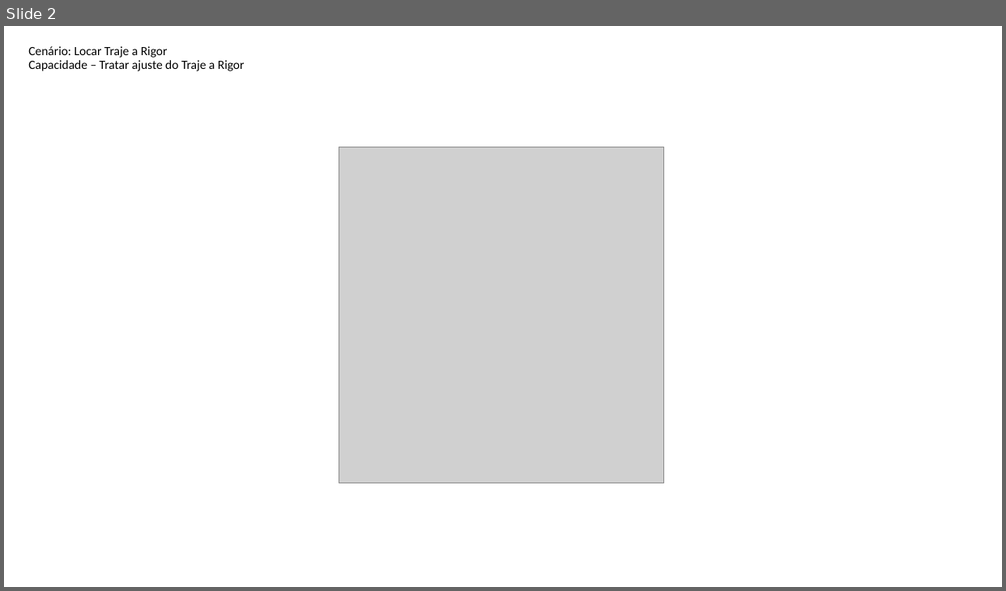
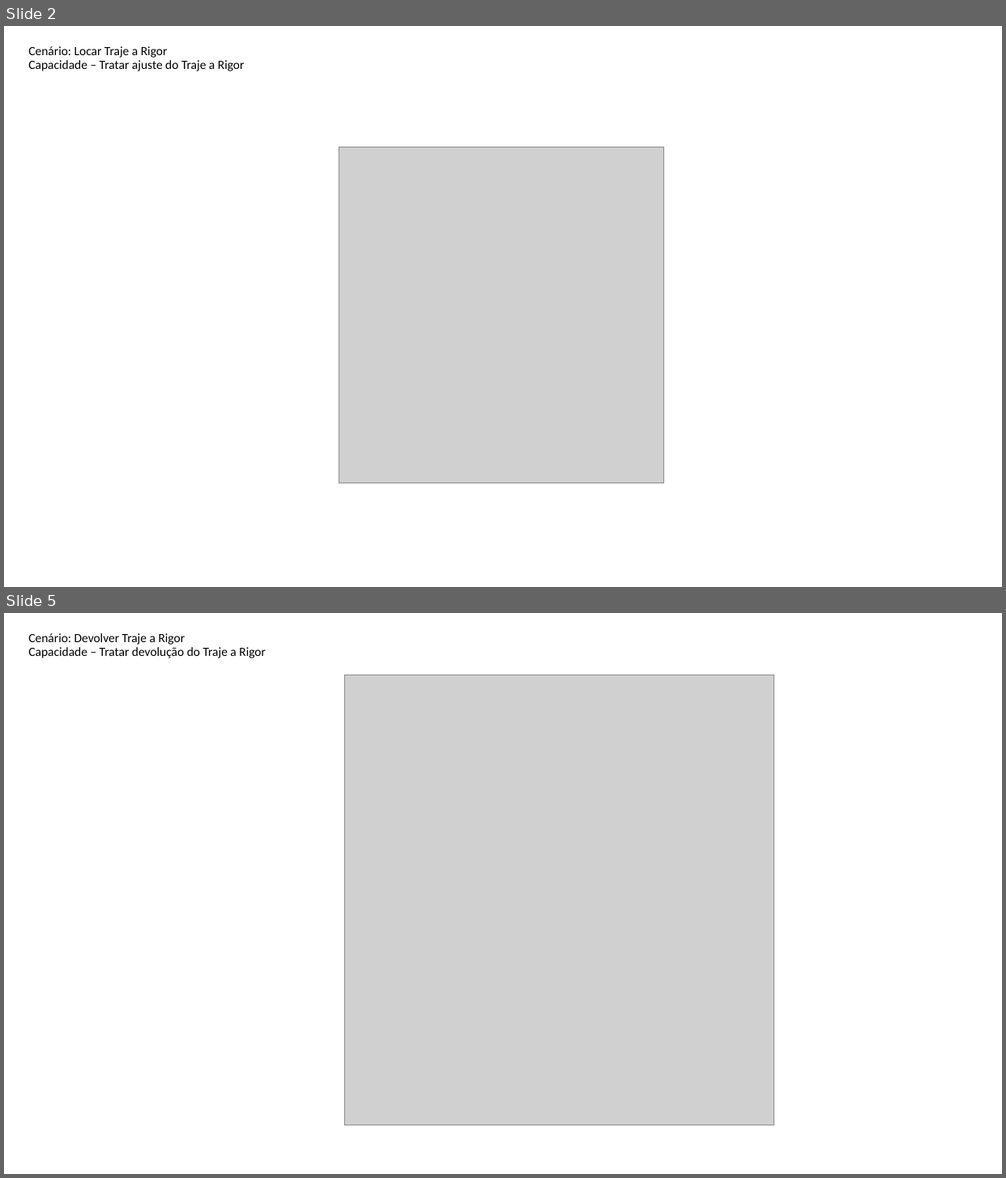
Before and after one commit to grupopenelopechavosa/OPE---Faculdade-Impacta, a slide deck: 16 - DFD Essencial para cada Capacidade.pptx. Shown one above the other, each under a label of ours: slide 2 before the commit, slides 2 and 5 after it; the slides between them are not shown. The pictures are 1006x591 and 1006x1178 pixels, drawn with LibreOffice and Linux fonts; fonts in the diff are those of the drawing; grey boxes stand for pictures. Boxes give left, top, right and bottom in pixels: in the first picture for what was removed or moved away, otherwise in the second. Text is boxed around its words. In the diff, an @@ line names an element or a change of style, - is before the commit and + after.

```diff
--- a/16 - DFD Essencial para cada Capacidade.pptx
+++ b/16 - DFD Essencial para cada Capacidade.pptx
@@ slide 5 added at bbox=[4, 613, 1002, 1174], background #FFFFFF @@
@@ text added at bbox=[28, 633, 266, 658], 10 pt, text #000000 @@
+Cenário: Devolver Traje a Rigor
+Capacidade – Tratar devolução do Traje a Rigor
@@ picture added at bbox=[344, 675, 774, 1126] @@
```
Also in this commit, not shown: 2 slides changed, 9 other files.
